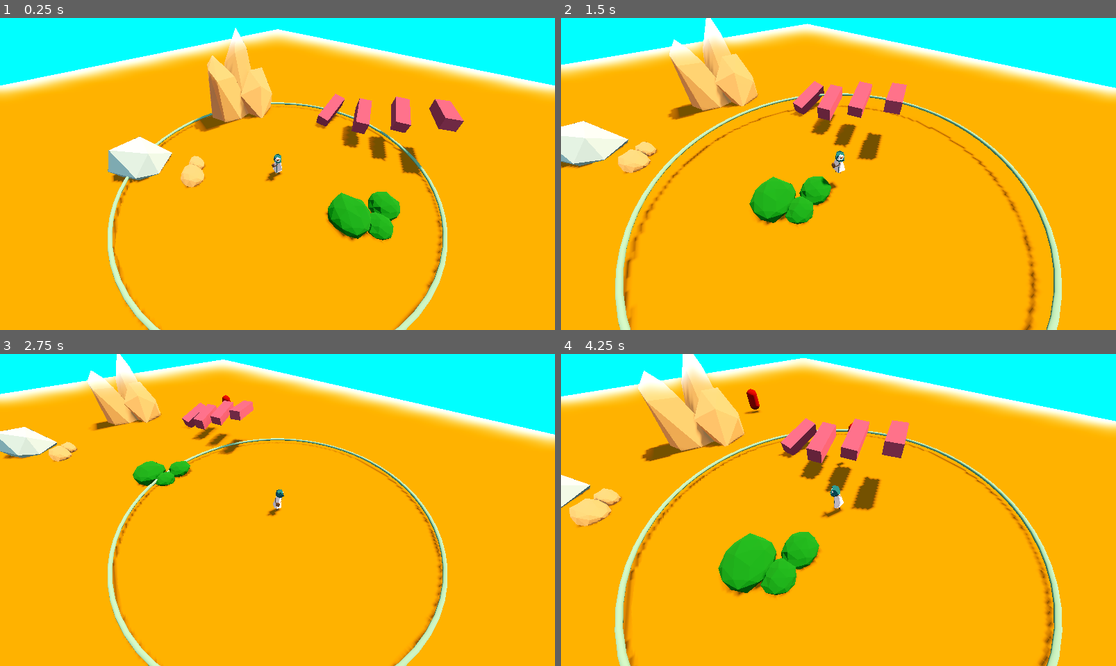
Above: before the commit, frames 1-4 (two rows, left to right).
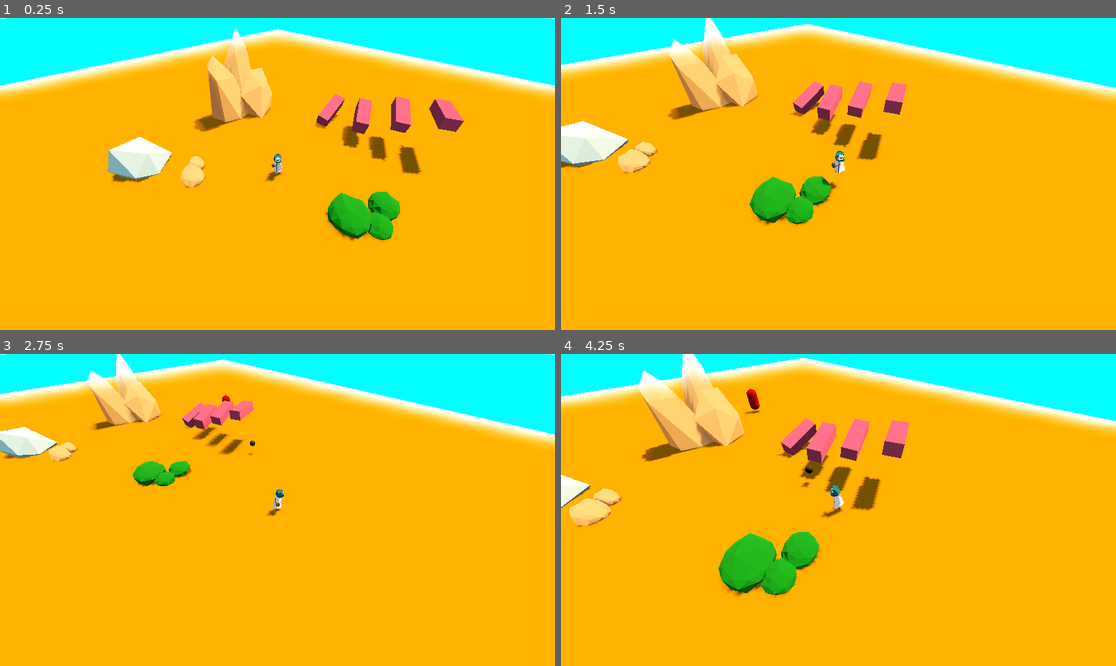
Above: after the commit, the same moments.

Repository: DeepRestGames/EcoDungeon
Game: Godot game, scene res://scenes/PrototypeScene_Weapons_01.tscn
Two runs of this game, one before a commit and one after it. Both use one fixed random seed, a clock stepped at 60 frames per second and the inputs below. A sky picture missing from this copy of the repository is replaced by a grey-blue gradient.
Inputs (mouse positions are in pixels of both pictures, inside the frame that each line leads up to):
- Up to frame 1 (0.25 s): no input
- Up to frame 2 (1.5 s): tap Enter at 0.5 s; move the mouse to (960, 158) at 0.52 s; hold D (move_right) 0.53-1.28 s; tap Space (spacebar) at 0.6 s; move the mouse to (727, 189) at 1.27 s; hold S (move_down) from 1.28 s (still down); tap Mouse wheel up (zoom_in) at 1.35 s
- Up to frame 3 (2.75 s): move the mouse to (333, 441) at 2.02 s; release S (move_down) at 2.03 s; hold D (move_right) from 2.03 s (still down); hold Mouse wheel down (zoom_out) from 2.03 s (still down)
- Up to frame 4 (4.25 s): move the mouse to (810, 572) at 2.77 s; release D (move_right) at 2.78 s; release Mouse wheel down (zoom_out) at 2.78 s; hold W (move_up) 2.78-3.53 s; tap Space (spacebar) at 2.85 s; move the mouse to (1005, 556) at 3.52 s; hold A (move_left) from 3.53 s (still down); hold Mouse wheel up (zoom_in) from 3.53 s (still down)

The runs differ from the first frame. In frame 1, 2.0% of the frame differs, in the area x 0-100%, y 0-100%; in frame 2, 3.1%; in frame 3, 2.2%; in frame 4, 3.2%, in the area x 9-91%, y 22-100%.

Commit message:
Timer for projectile

Diff:
--- a/scenes/weapons/BaseWeapon.tscn
+++ b/scenes/weapons/BaseWeapon.tscn
@@ -22,7 +22,7 @@
 [node name="BaseWeapon" type="Node3D"]
 script = ExtResource("1_ilb8w")
 bullet_velocity = 30.0
-weapon_range = 10.0
+weapon_range = 100.0
 
 [node name="WeaponRangeArea" type="Area3D" parent="."]
 collision_layer = 0
--- a/scenes/weapons/Projectile.tscn
+++ b/scenes/weapons/Projectile.tscn
@@ -26,3 +26,7 @@
 
 [node name="MeshInstance3D" type="MeshInstance3D" parent="."]
 mesh = SubResource("SphereMesh_q6bo4")
+
+[node name="Lifetime" type="Timer" parent="."]
+wait_time = 1.5
+one_shot = true
--- a/scripts/Player.gd
+++ b/scripts/Player.gd
@@ -43,9 +43,6 @@
 # Invincibility frames variables
 @onready var invincibility_frames_timer = $InvincibilityFramesTimer
 
-#var damage_cooldown_time: float = 1.5
-#var damage_cooldown_time_counter: float
-
 
 func _unhandled_input(event):
 	if event.is_action_pressed("zoom_out"):
@@ -58,7 +55,6 @@
 func _process(delta):
 	if zoom_direction != 0:
 		_zoom(delta)
-	#invincibility_frames_timer.start()
 
 
 func _physics_process(delta):
@@ -142,7 +138,6 @@
 	if invincibility_frames_timer.is_stopped():
 		current_hp -= damage
 		invincibility_frames_timer.start()
-		print("OOF")
 	if current_hp <= 0:
 		death()
 
--- a/scripts/Projectile.gd
+++ b/scripts/Projectile.gd
@@ -3,20 +3,25 @@
 
 var bullet_velocity: float
 var current_damage: float
-var projectile_lifetime: float
+var lifetime_override: float
 var enemy_to_follow: EnemyBase
 
 @onready var collision_shape = $CollisionShape3D
+@onready var life_time: Timer = $Lifetime
 
 func assign_values(speed, dmg, lifetime, enemy):
 	bullet_velocity = speed
 	current_damage = dmg
-	projectile_lifetime = lifetime
 	enemy_to_follow = enemy
+	lifetime_override = lifetime
+
+func _ready():
+	life_time.wait_time = lifetime_override
+	life_time.start()
 
 func _physics_process(delta):
-	projectile_lifetime -= delta
-	if projectile_lifetime < 0:
+	#projectile_lifetime -= delta
+	if life_time.is_stopped():
 		destroy()
 	else:
 		var collision = move_and_collide(-delta * bullet_velocity * transform.basis.z)
